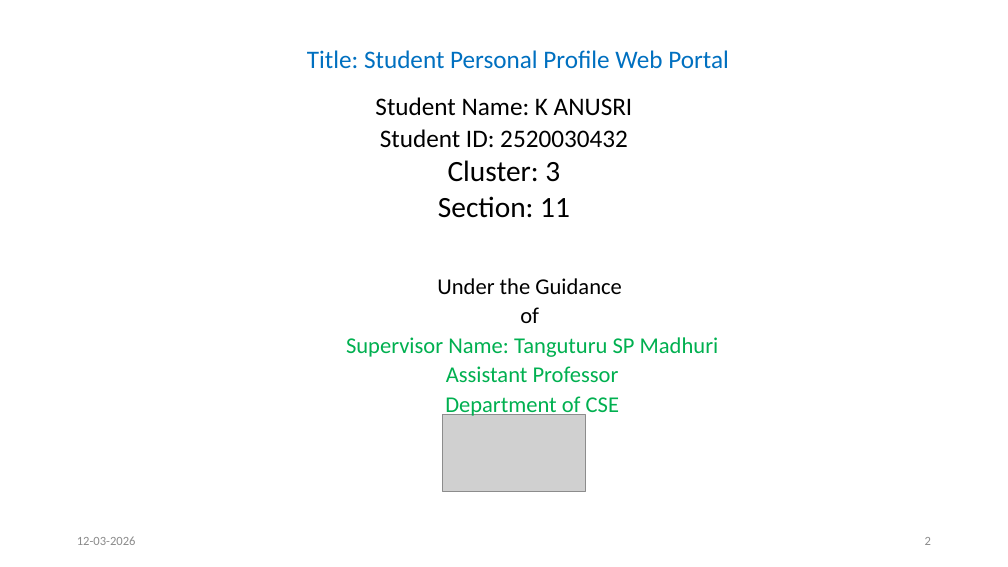
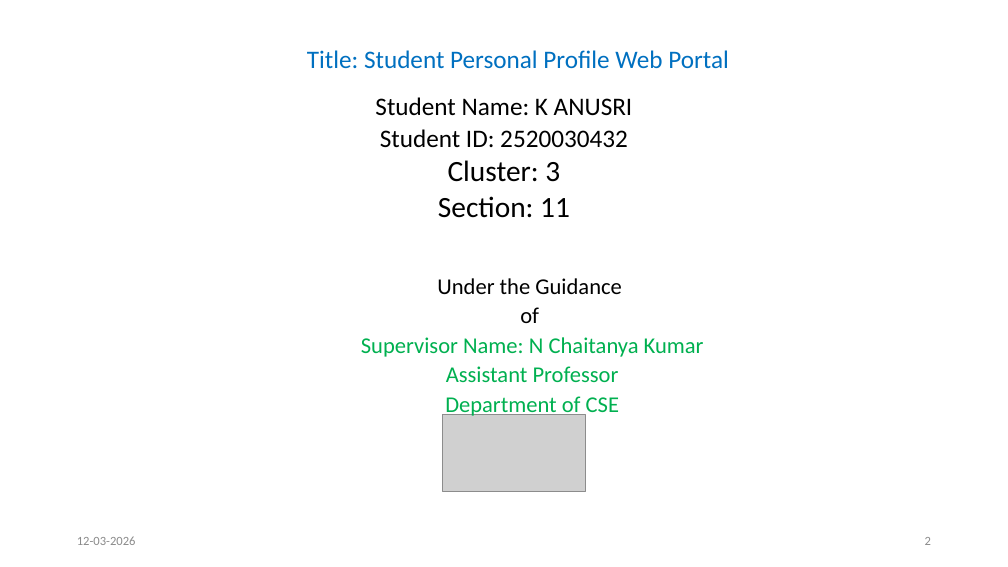
Before and after one commit to kanusri-tmj/Student-Personal-Profile-Web-Portal-dsa, a slide deck: slide 2 of 2520030432_CSE.pptx. Drawn at 1008x567 pixels with LibreOffice and Linux fonts; fonts in the diff are those of the drawing; grey boxes stand for pictures. Boxes give left, top, right and bottom in pixels: in the first picture for what was removed or moved away, otherwise in the second. Text is boxed around its words. In the diff, an @@ line names an element or a change of style, - is before the commit and + after.

```diff
--- a/2520030432_CSE.pptx
+++ b/2520030432_CSE.pptx
@@ text at <box>361,337,704,357</box>: text changed @@
-Supervisor Name: Tanguturu SP Madhuri
+Supervisor Name: N Chaitanya Kumar
```
